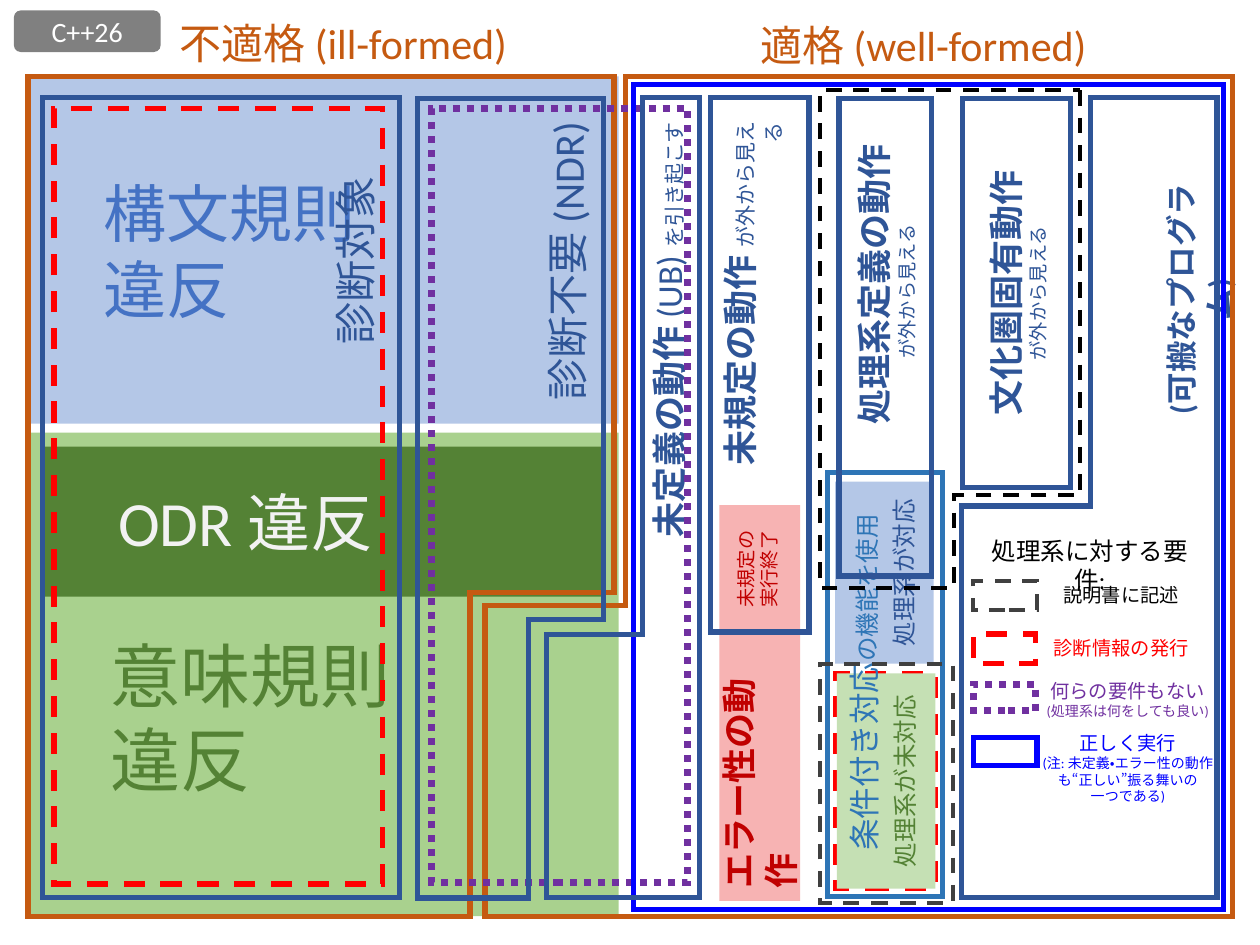
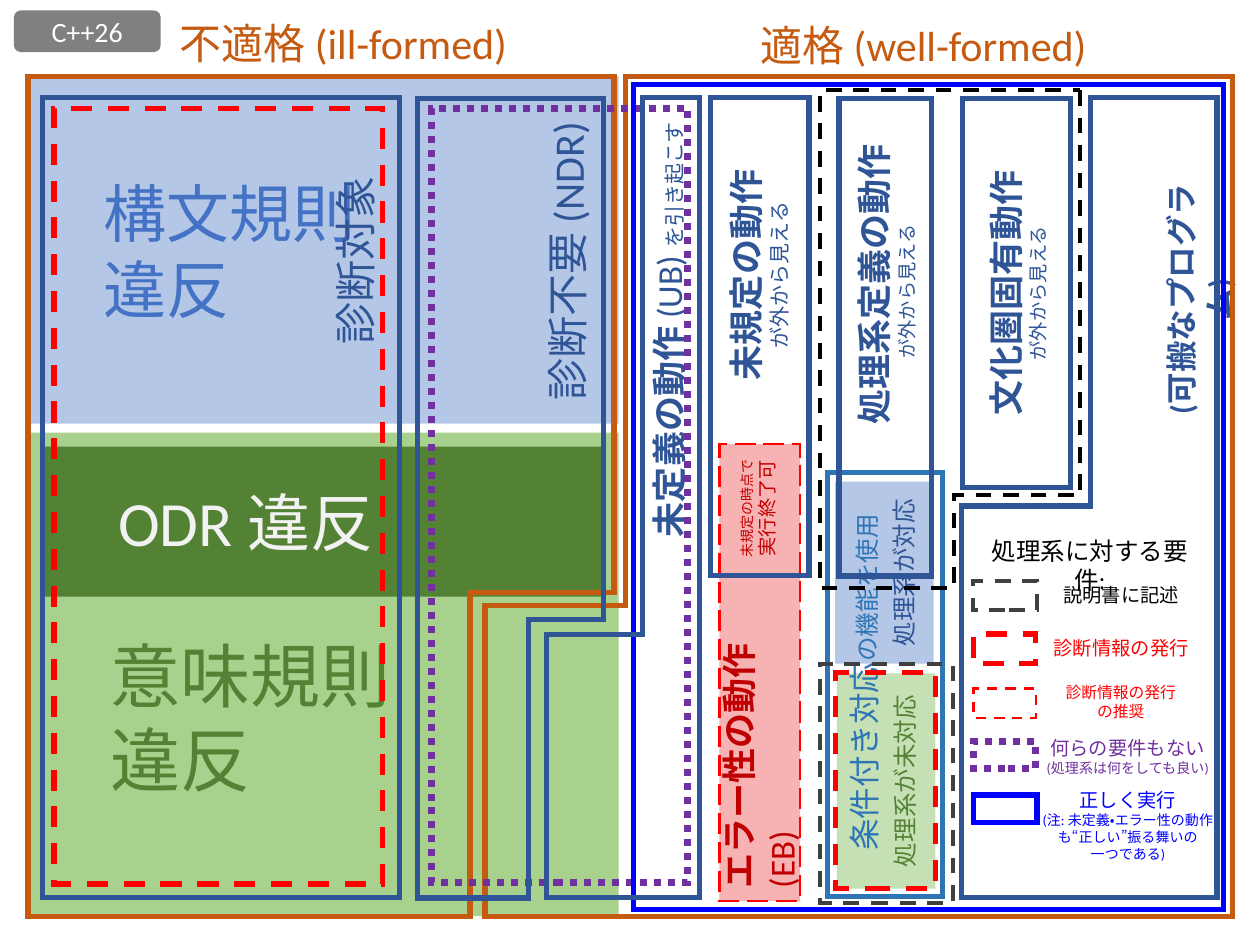
Before and after one commit to cpprefjp/image, a slide deck: slide 5 of implementation-compliance/overview.pptx. Drawn at 1260x945 pixels with LibreOffice and Linux fonts; fonts in the diff are those of the drawing. Boxes give left, top, right and bottom in pixels: in the first picture for what was removed or moved away, otherwise in the second. Text is boxed around its words. In the diff, an @@ line names an element or a change of style, - is before the commit and + after.

Commit message:
implementation-compliance/overview: エラー性の動作 v2

```diff
--- a/implementation-compliance/overview.pptx
+++ b/implementation-compliance/overview.pptx
@@ rectangle: place and size @@
-rectangle at (711, 98, 809, 633)
+rectangle at (711, 98, 809, 576)
@@ text at (763, 172, 898, 415): text changed @@
-未規定の動作 が外から見える
+未規定の動作
+が外から見える
@@ rectangle "エラー性の動作 (EB)": place and size @@
-rectangle "エラー性の動作 (EB)" at (719, 505, 800, 901)
+rectangle "エラー性の動作 (EB)" at (719, 445, 800, 901)
@@ rectangle "エラー性の動作 (EB)" at (719, 445, 800, 901): outline none to #FF0000 1.5 pt dashed @@
@@ text at (736, 468, 1176, 809): text changed; size 11 to 8 pt @@
-未規定の
-実行終了
+未規定の時点で
+実行終了可
@@ text in rectangle at (712, 667, 804, 887): text changed @@
-エラー性の動作
+エラー性の動作 (EB)
@@ rectangle added at (974, 689, 1036, 718), outline #FF0000 1.5 pt dashed @@
@@ text added at (1066, 684, 1176, 719), 9 pt, text #FF0000 @@
+診断情報の発行
+の推奨
@@ 2 texts, 2 rectangles: place and size @@
-2 texts, 2 rectangles at (973, 682, 1213, 803)
+2 texts, 2 rectangles at (973, 739, 1213, 861)
```
Also in this commit, not shown: 1 other file.
